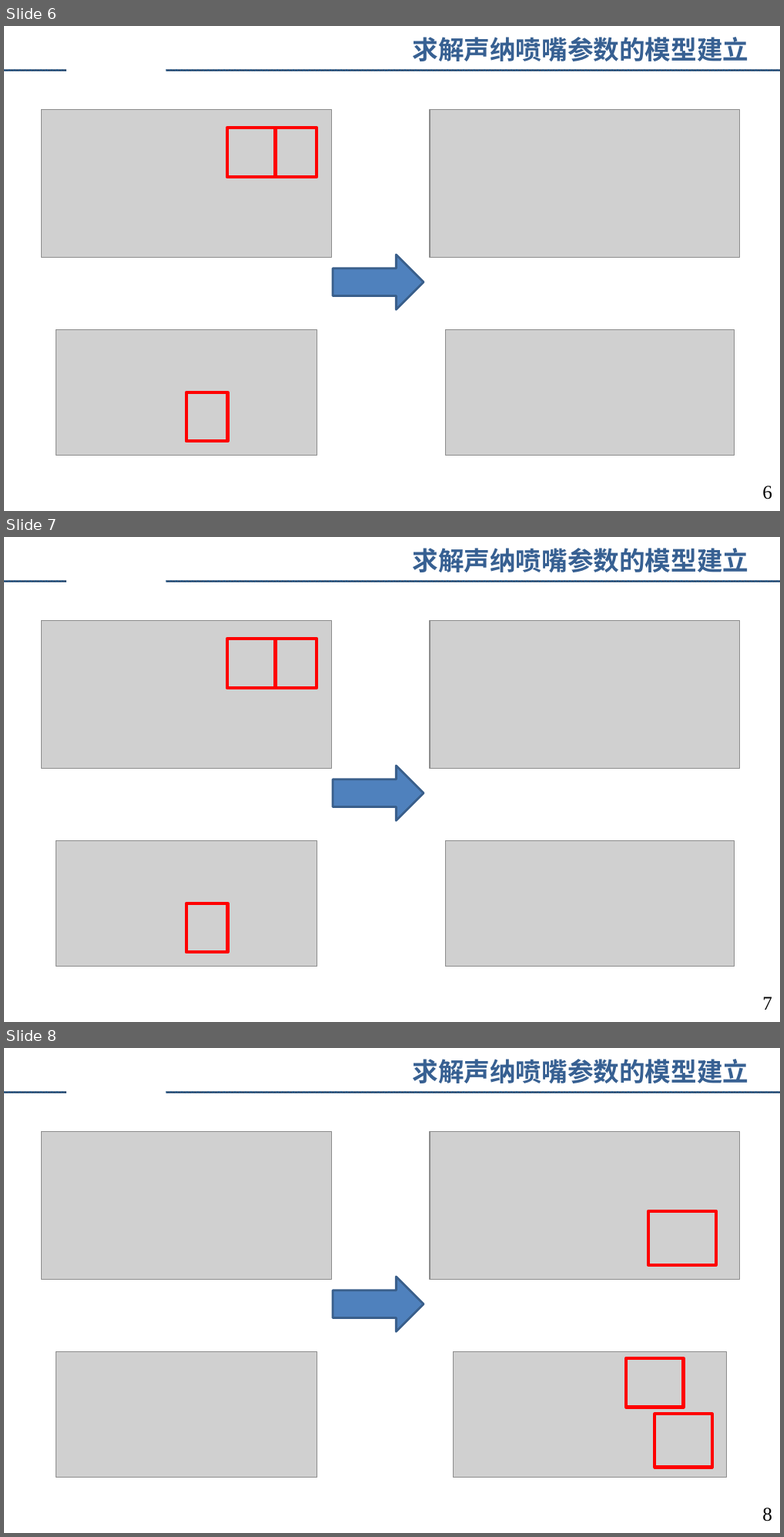
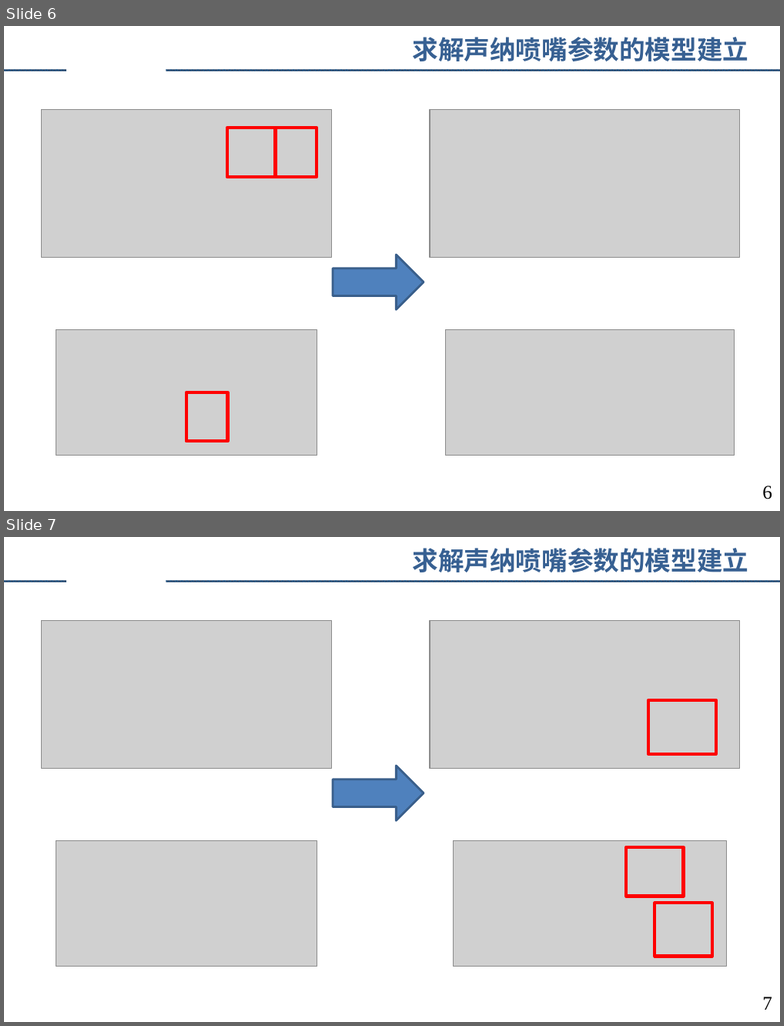
Before and after one commit to augusto-13/ErrorTheory_discussion_ppt, a slide deck: 2023-4-9.pptx. Shown one above the other, each under a label of ours: slides 6, 7 and 8 before the commit, slides 6 and 7 after it. The pictures are 784x1537 and 784x1026 pixels, drawn with LibreOffice and Linux fonts; fonts in the diff are those of the drawing; grey boxes stand for pictures; background and template pictures are left out. Boxes give left, top, right and bottom in pixels: in the first picture for what was removed or moved away, otherwise in the second. Text is boxed around its words. In the diff, an @@ line names an element or a change of style, - is before the commit and + after.

```diff
--- a/2023-4-9.pptx
+++ b/2023-4-9.pptx
@@ slide 7 removed at (x1=4, y1=537, x2=780, y2=1022), background #FFFFFF; not listed: 2 template elements that a slide beside it also shows @@
@@ text removed at (x1=413, y1=548, x2=749, y2=572) @@
-求解声纳喷嘴参数的模型建立
@@ picture removed at (x1=41, y1=621, x2=331, y2=768) @@
@@ picture removed at (x1=430, y1=621, x2=741, y2=768) @@
@@ rectangle removed at (x1=227, y1=639, x2=276, y2=688) @@
@@ rectangle removed at (x1=276, y1=639, x2=317, y2=688) @@
@@ right arrow removed at (x1=333, y1=766, x2=424, y2=821) @@
@@ picture removed at (x1=56, y1=840, x2=317, y2=966) @@
@@ picture removed at (x1=446, y1=840, x2=735, y2=966) @@
@@ rectangle removed at (x1=186, y1=904, x2=227, y2=952) @@
@@ page number removed at (x1=762, y1=997, x2=772, y2=1010) @@
-7
@@ what was slide 8 is now slide 7 @@
@@ page number at (x1=762, y1=997, x2=772, y2=1010): text changed @@
-8
+7
```
Also in this commit, not shown: 3 slides changed, 6 slides added, 3 other slides removed.
